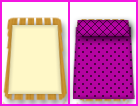
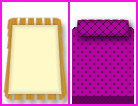
Revision of a layered 138x106 image; what changed, layer by layer:
painted on "Mattress" over [72, 27, 135, 104]
